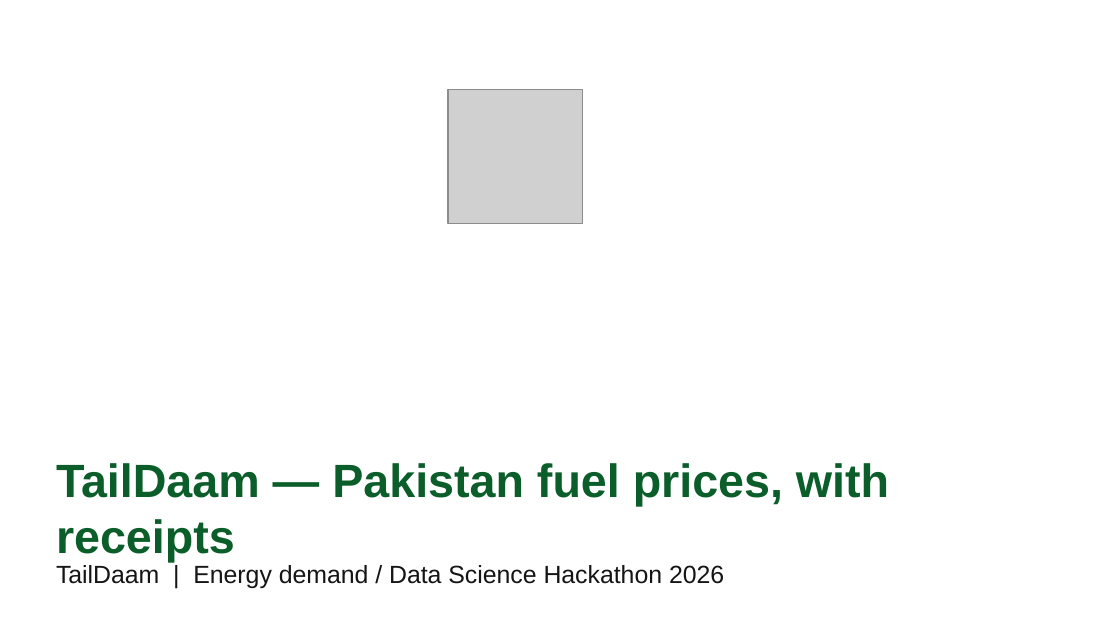
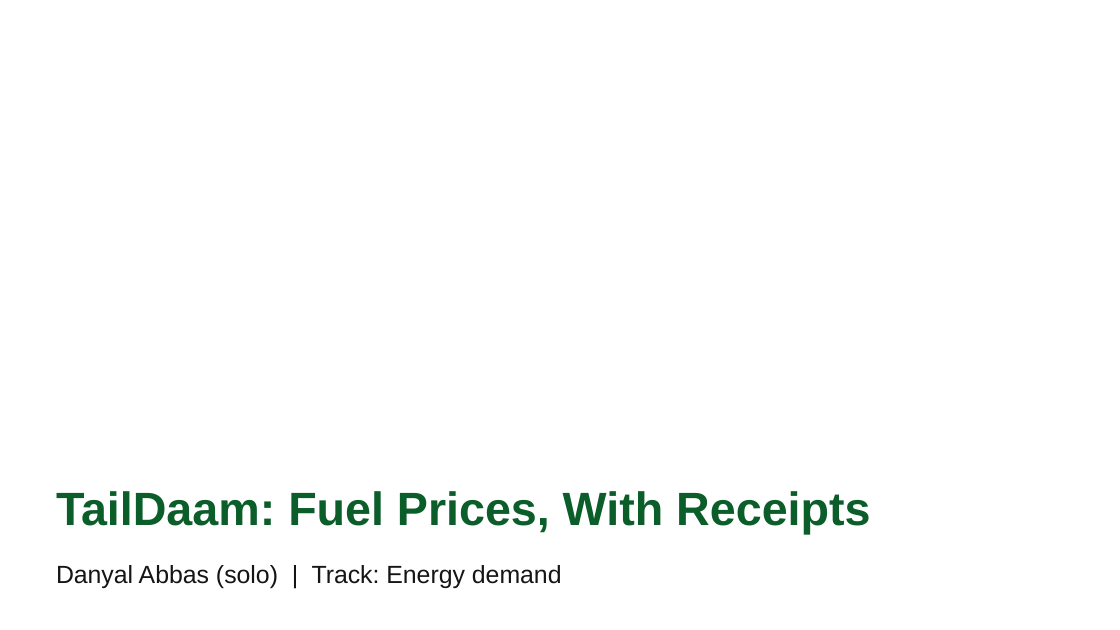
Before and after one commit to DanyalAbbas/TailDaam, a slide deck: slide 1 of TailDaam_Submission.pptx. Drawn at 1120x630 pixels with LibreOffice and Linux fonts; fonts in the diff are those of the drawing; grey boxes stand for pictures; background and template pictures are left out. Boxes give left, top, right and bottom in pixels: in the first picture for what was removed or moved away, otherwise in the second. Text is boxed around its words. In the diff, an @@ line names an element or a change of style, - is before the commit and + after.

Commit message:
Fix current-price recency and sync final submission deck

```diff
--- a/TailDaam_Submission.pptx
+++ b/TailDaam_Submission.pptx
@@ picture removed at <box>448,90,582,224</box> @@
@@ title at <box>56,491,870,534</box>: text changed @@
-TailDaam — Pakistan fuel prices, with receipts
+TailDaam: Fuel Prices, With Receipts
@@ text at <box>56,565,562,588</box>: text changed @@
-TailDaam | Energy demand / Data Science Hackathon 2026
+Danyal Abbas (solo) | Track: Energy demand
```
Also in this commit, not shown: 6 other slides changed, 1 slide added, 1 slide removed, 1 other file.
